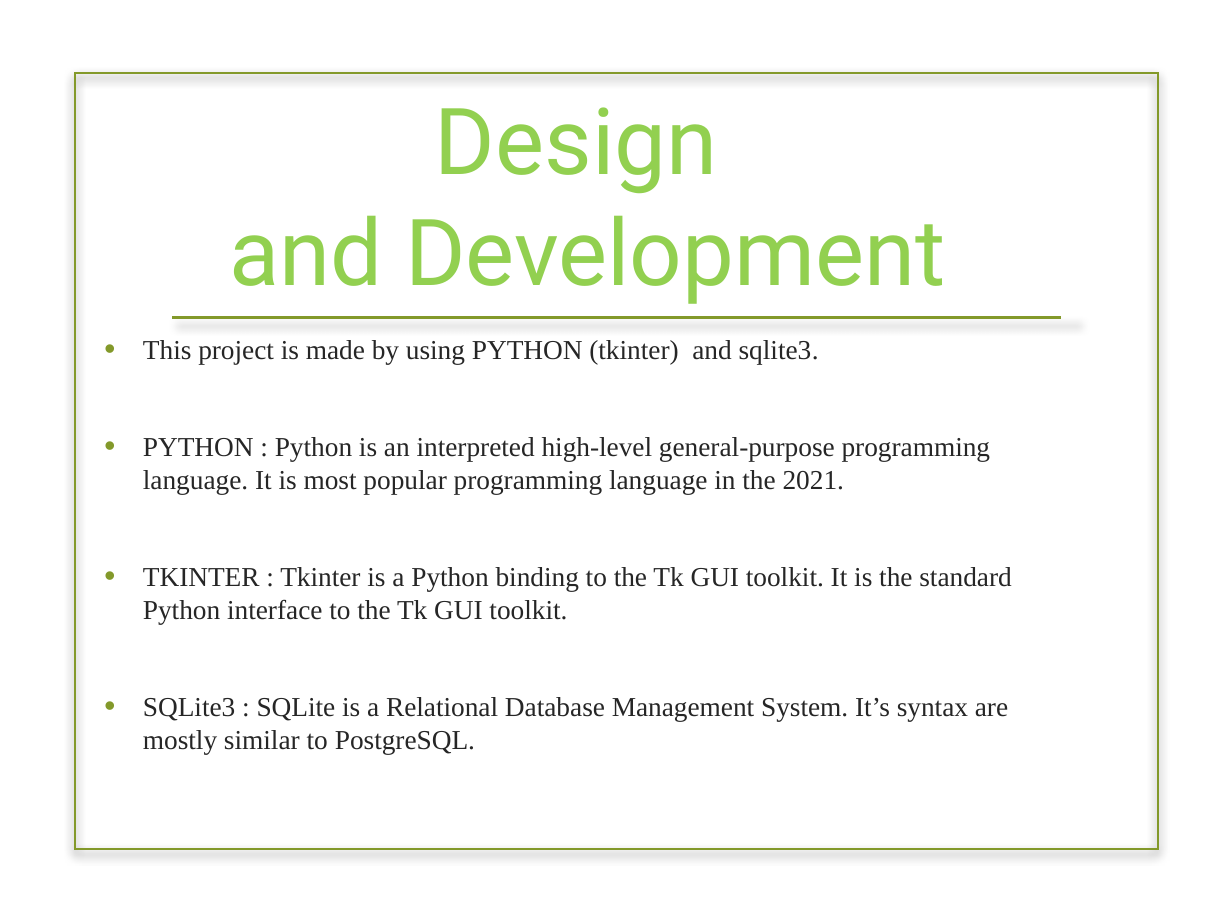
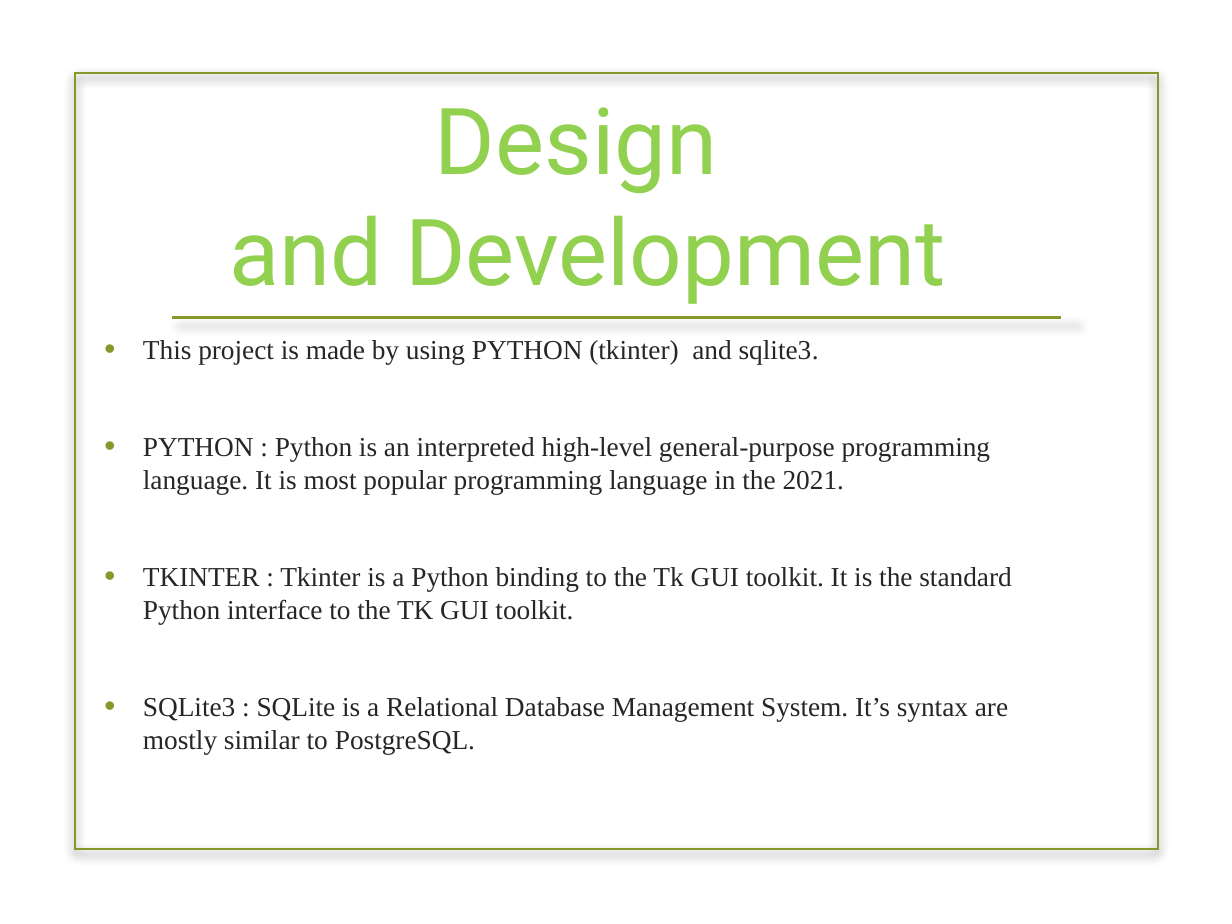
Before and after one commit to mayankmohak/PhoneBook, a slide deck: slide 7 of presentation.pptx. Drawn at 1232x924 pixels with LibreOffice and Linux fonts; fonts in the diff are those of the drawing; background and template pictures are left out. Boxes give left, top, right and bottom in pixels: in the first picture for what was removed or moved away, otherwise in the second. Text is boxed around its words. In the diff, an @@ line names an element or a change of style, - is before the commit and + after.

```diff
--- a/presentation.pptx
+++ b/presentation.pptx
@@ text at (143,567,1011,624): text changed @@
-• TKINTER : Tkinter is a Python binding to the Tk GUI toolkit. It is the standard Python interface to the Tk GUI toolkit.
+• TKINTER : Tkinter is a Python binding to the Tk GUI toolkit. It is the standard Python interface to the TK GUI toolkit.
```
Also in this commit, not shown: 2 other files.
